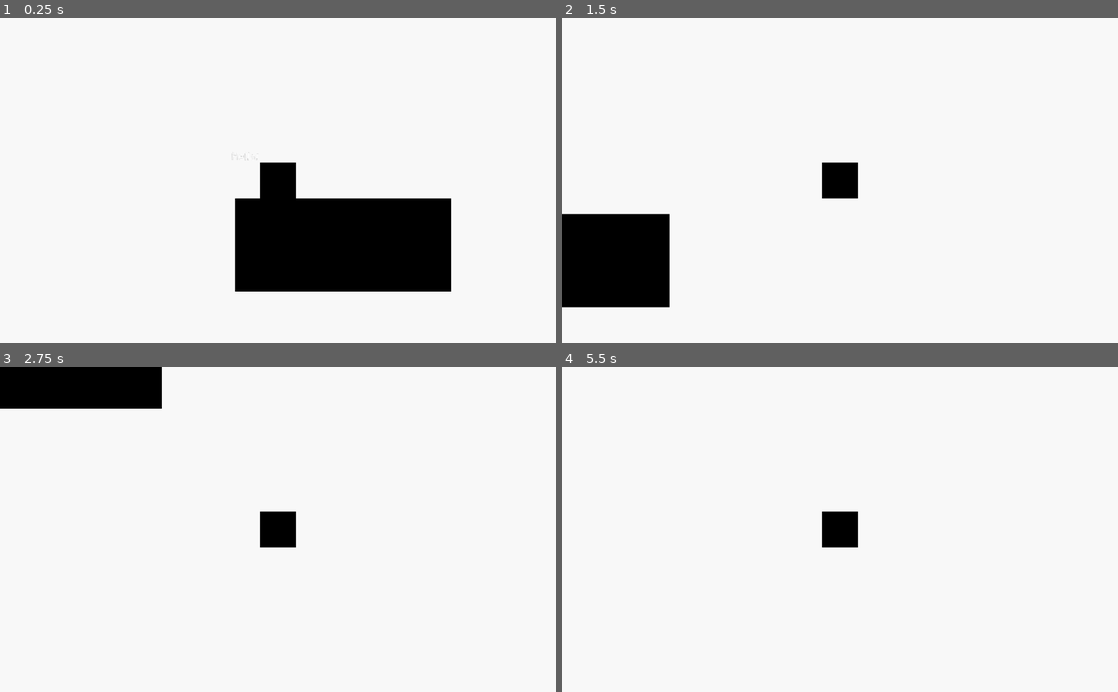
Above: before the commit, frames 1-4 (two rows, left to right).
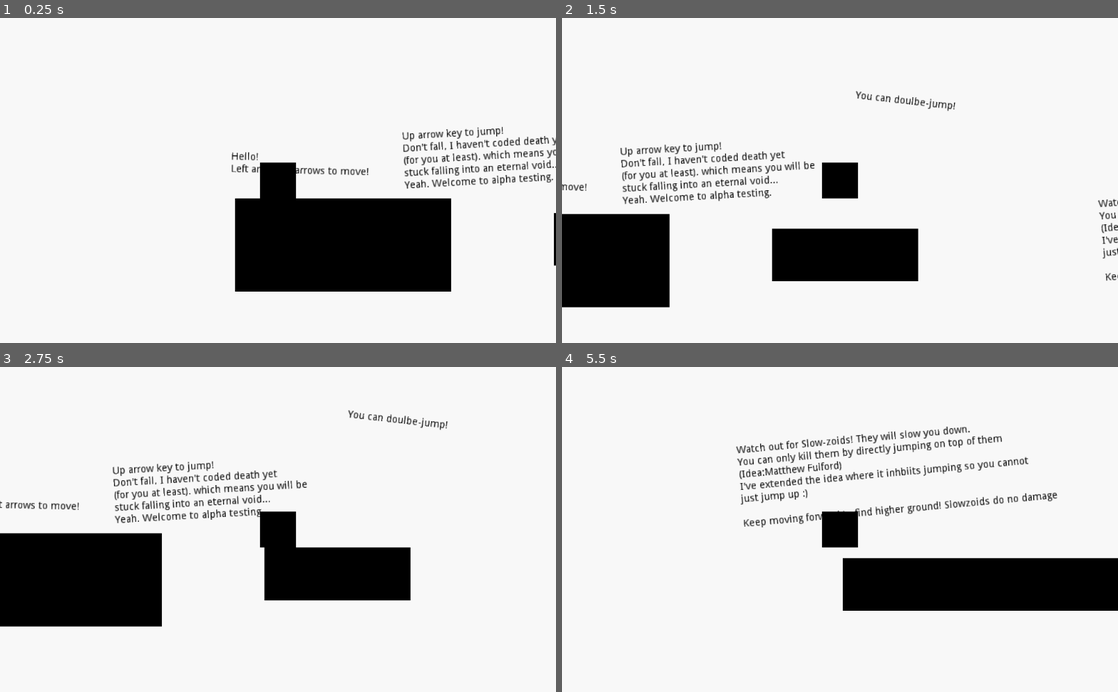
Above: after the commit, the same moments.

Repository: RavenJFelix/Square
Game: Godot game, scene res://levelz/level_0/level_0.tscn
The game is run twice, just before and just after one commit, with the same random seed, the same clock (stepped at 60 frames per second) and the same inputs.
Inputs:
- Up to frame 1 (0.25 s): no input
- Up to frame 2 (1.5 s): tap Enter at 0.5 s; hold Right (ui_right) from 0.53 s (still down); tap Up (ui_up) at 0.77 s
- Up to frame 3 (2.75 s): tap Up (ui_up) at 1.52 s; release Right (ui_right) at 2.03 s; hold Left (ui_left) from 2.03 s (still down)
- Up to frame 4 (5.5 s): release Left (ui_left) at 2.78 s; hold Right (ui_right) 2.78-4.28 s; tap Up (ui_up) at 3.02, 3.77, 4.52 s; hold Left (ui_left) 4.28-5.03 s; hold Right (ui_right) from 5.03 s (still down)

The runs differ from the first frame. In frame 1, 1.9% of the frame differs, in the area x 41-100%, y 33-77%; in frame 2, 6.5%; in frame 3, 19%, in the area x 0-81%, y 0-80%; in frame 4, 11%.

Commit message:
Add basic introduction

Diff:
--- a/levelz/level_0/level_0.tscn
+++ b/levelz/level_0/level_0.tscn
@@ -1,7 +1,8 @@
-[gd_scene load_steps=3 format=2]
+[gd_scene load_steps=4 format=2]
 
 [ext_resource path="res://map/basicPlatform.tscn" type="PackedScene" id=1]
 [ext_resource path="res://entity/pc/player/player.tscn" type="PackedScene" id=2]
+[ext_resource path="res://entity/npc/enemies/slowzoid/slowzoid.tscn" type="PackedScene" id=3]
 
 [node name="Node2D" type="Node2D"]
 
@@ -9,11 +10,72 @@
 position = Vector2( 154.179, 129.228 )
 scale = Vector2( 14.9383, 6.44737 )
 
+[node name="StaticBody2D2" parent="." instance=ExtResource( 1 )]
+position = Vector2( 546.529, 121.153 )
+scale = Vector2( 10.0933, 3.64487 )
+
+[node name="StaticBody2D3" parent="." instance=ExtResource( 1 )]
+position = Vector2( 1622.32, 236.927 )
+scale = Vector2( 57.9293, 3.64487 )
+
 [node name="KinematicBody2D" parent="." instance=ExtResource( 2 )]
 position = Vector2( 64.2994, 20.4222 )
 
-[node name="Label" type="Label" parent="."]
+[node name="Intro" type="Label" parent="."]
 margin_right = 40.0
 margin_bottom = 14.0
-rect_rotation = 2.15352
-text = "Hello!"
+rect_rotation = 1.38307
+custom_colors/font_color = Color( 0, 0, 0, 1 )
+text = "Hello!
+Left and right arrows to move!"
+
+[node name="Intro2" type="Label" parent="."]
+margin_left = 235.151
+margin_top = -27.805
+margin_right = 426.151
+margin_bottom = 3.19498
+rect_rotation = -3.27278
+custom_colors/font_color = Color( 0, 0, 0, 1 )
+text = "Up arrow key to jump!
+Don't fall, I haven't coded death yet
+(for you at least). which means you will be
+stuck falling into an eternal void...
+Yeah. Welcome to alpha testing."
+
+[node name="Intro3" type="Label" parent="."]
+margin_left = 895.862
+margin_top = 44.6375
+margin_right = 1331.86
+margin_bottom = 160.637
+rect_rotation = -5.22913
+custom_colors/font_color = Color( 0, 0, 0, 1 )
+text = "Watch out for Slow-zoids! They will slow you down.
+You can only kill them by directly jumping on top of them
+(Idea:Matthew Fulford)
+I've extended the idea where it inhbiits jumping so you cannot
+just jump up :)
+
+Keep moving forward to find higher ground! Slowzoids do no damage"
+
+[node name="Intro4" type="Label" parent="."]
+margin_left = 561.856
+margin_top = -106.323
+margin_right = 961.856
+margin_bottom = -24.3226
+rect_rotation = 6.40926
+custom_colors/font_color = Color( 0, 0, 0, 1 )
+text = "You can doulbe-jump!"
+
+[node name="slowzoidMan" parent="." instance=ExtResource( 3 )]
+position = Vector2( 1542.34, 59.588 )
+
+[node name="rightBound" parent="slowzoidMan" index="1"]
+position = Vector2( 377.535, 4.43213 )
+
+[node name="slowzoidItself" parent="slowzoidMan" index="2"]
+position = Vector2( 19.9446, 49.8615 )
+
+[node name="Polygon2D" parent="slowzoidMan/slowzoidItself" index="0"]
+color = Color( 0, 0, 0, 0.556863 )
+
+[editable path="slowzoidMan"]
